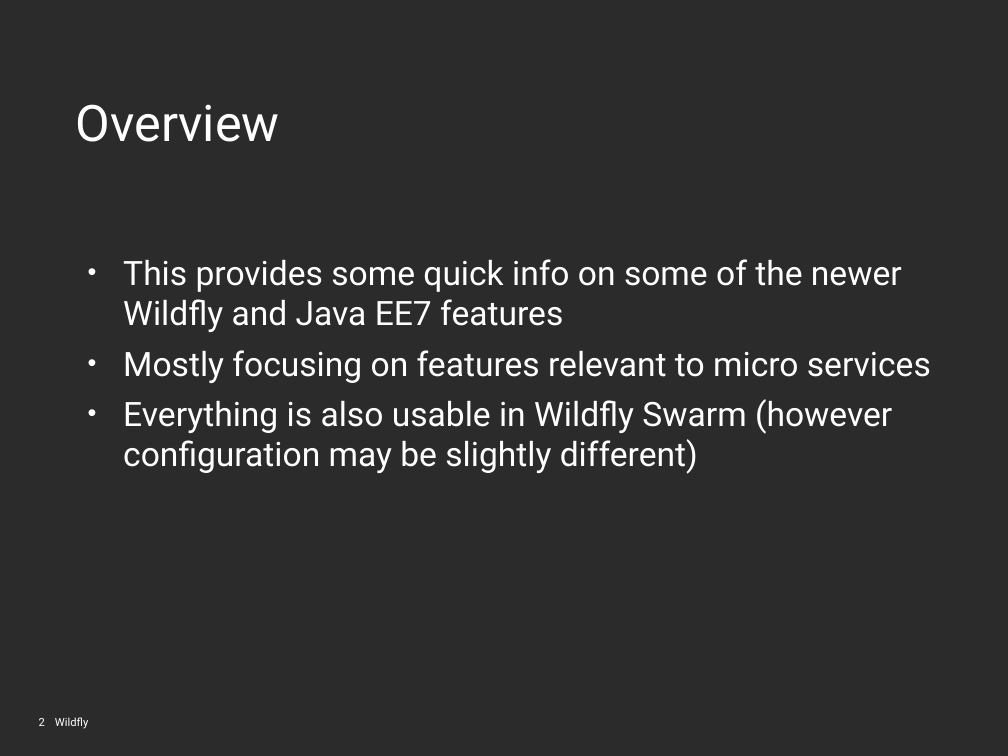
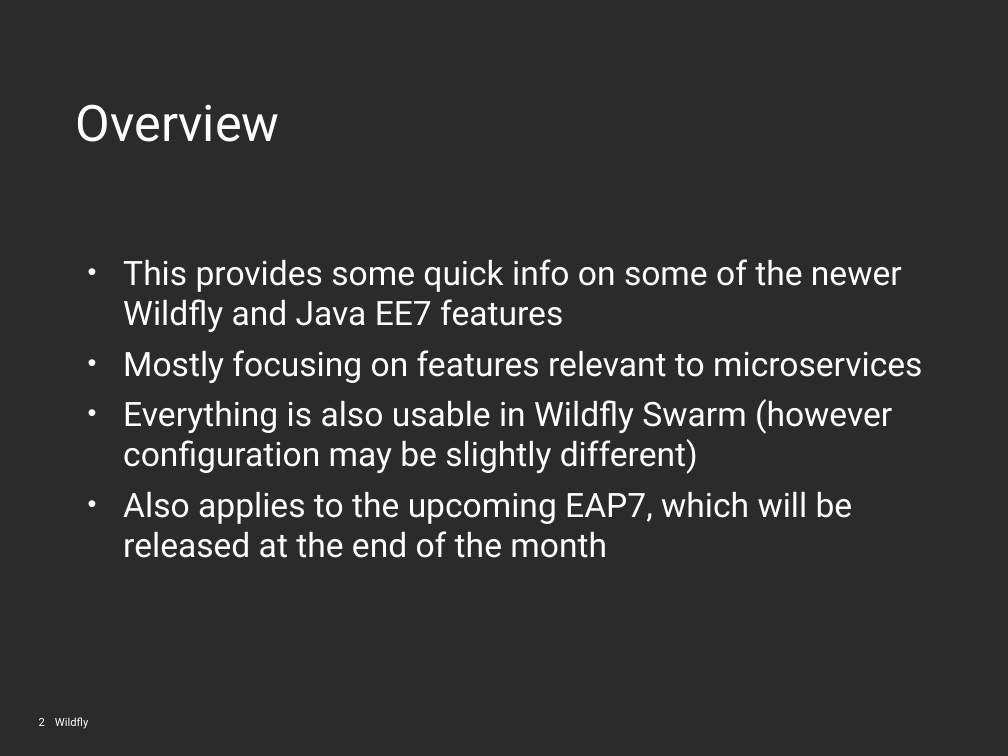
Before and after one commit to stuartwdouglas/presentations, a slide deck: slide 2 of wildfly-10.odp. Drawn at 1008x756 pixels with LibreOffice and Linux fonts; fonts in the diff are those of the drawing; background and template pictures are left out; a plain dark background stands for a picture behind light text. Boxes give left, top, right and bottom in pixels: in the first picture for what was removed or moved away, otherwise in the second. Text is boxed around its words. In the diff, an @@ line names an element or a change of style, - is before the commit and + after.

```diff
--- a/wildfly-10.odp
+++ b/wildfly-10.odp
@@ text at (123, 350, 922, 383): spaces changed @@
-• Mostly focusing on features relevant to micro services
+• Mostly focusing on features relevant to microservices
@@ text at (123, 491, 853, 558): paragraph added @@
+• Also applies to the upcoming EAP7, which will be released at the end of the month
```
Also in this commit, not shown: 2 other slides changed, 1 slide added.
